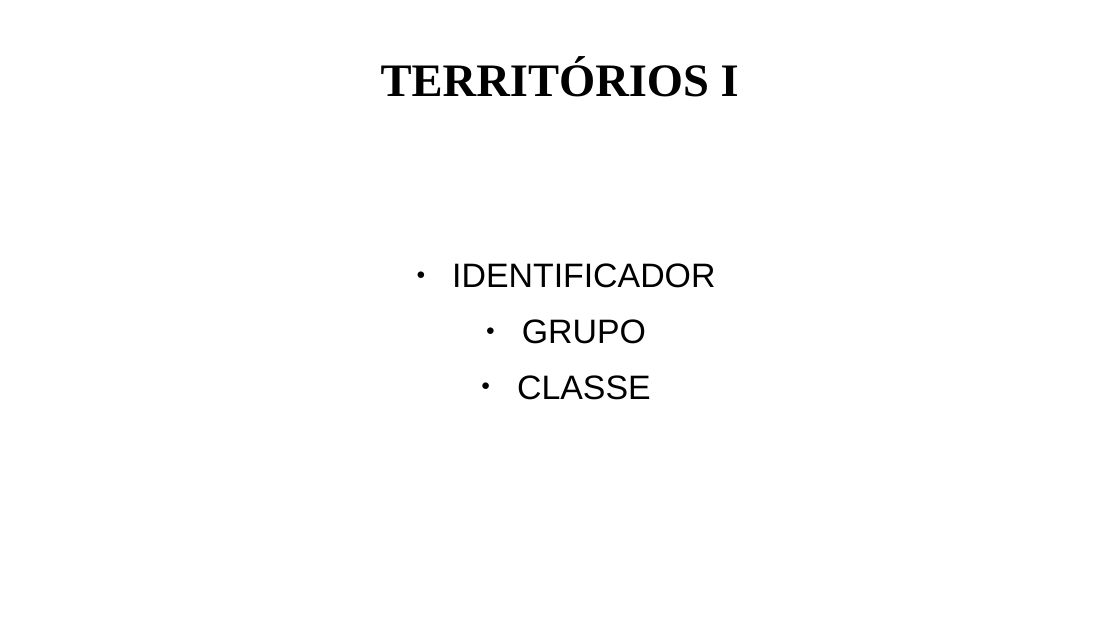
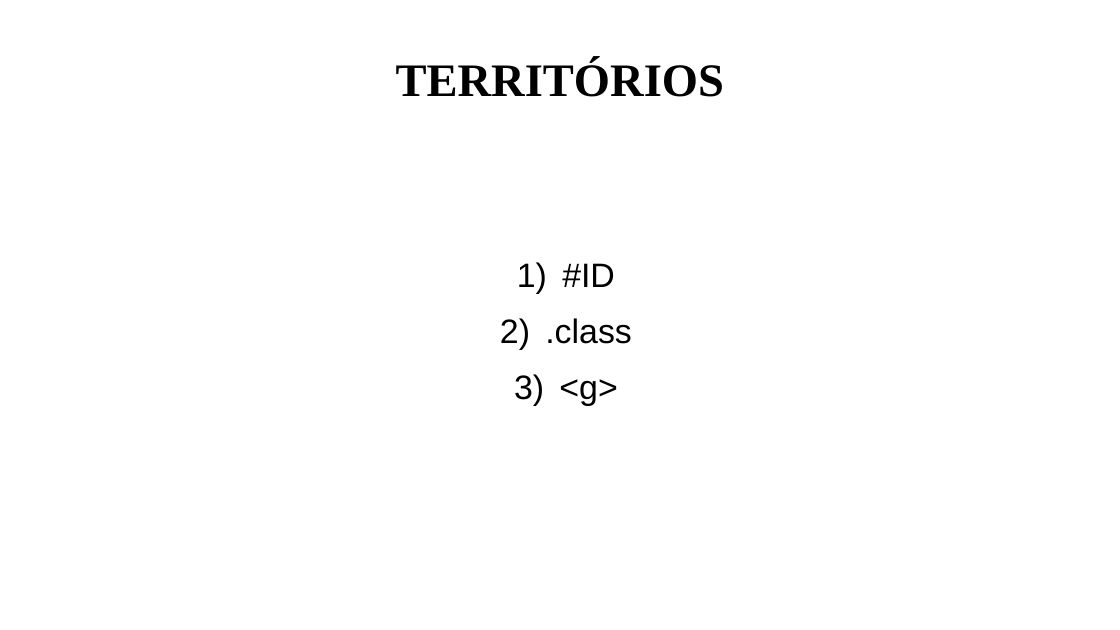
Before and after one commit to futxicaiadatec/futxicadinha01, a slide deck: slide 3 of quarta/slide.odp. Drawn at 1120x630 pixels with LibreOffice and Linux fonts; fonts in the diff are those of the drawing. Boxes give left, top, right and bottom in pixels: in the first picture for what was removed or moved away, otherwise in the second. Text is boxed around its words. In the diff, an @@ line names an element or a change of style, - is before the commit and + after.

```diff
--- a/quarta/slide.odp
+++ b/quarta/slide.odp
@@ title at <box>396,60,724,97</box>: text changed @@
-TERRITÓRIOS I
+TERRITÓRIOS
@@ text at <box>545,263,632,406</box>: text changed @@
-● IDENTIFICADOR
-● GRUPO
-● CLASSE
+1) #ID
+2) .class
+3) <g>
```
Also in this commit, not shown: 2 other slides changed, 1 slide added, 1 slide removed, 9 other files.
